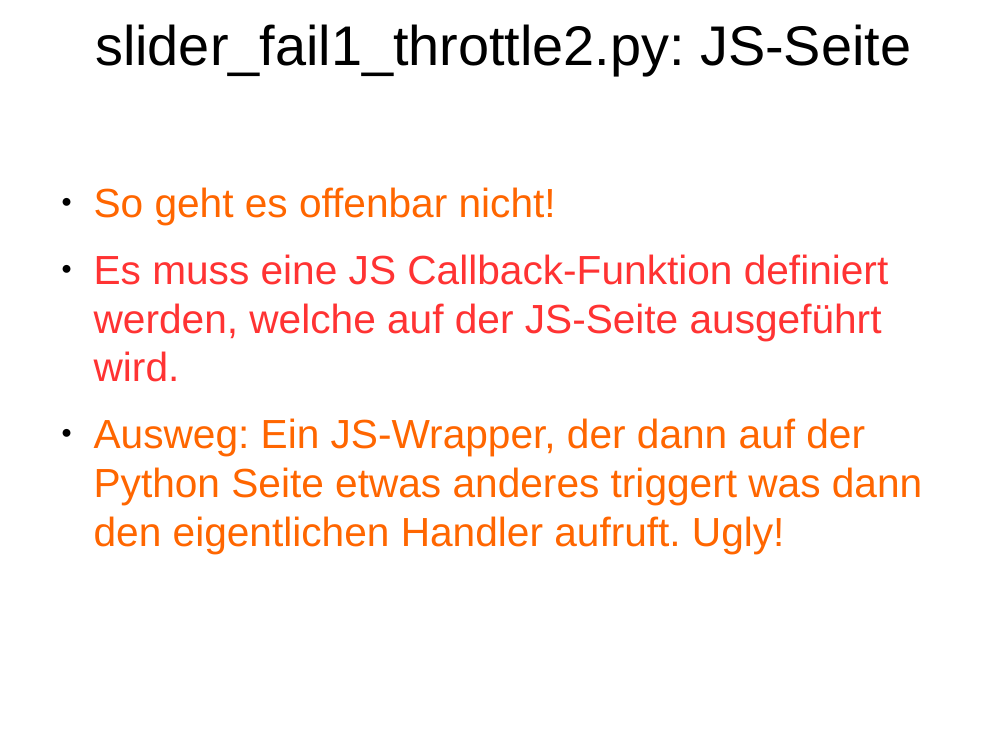
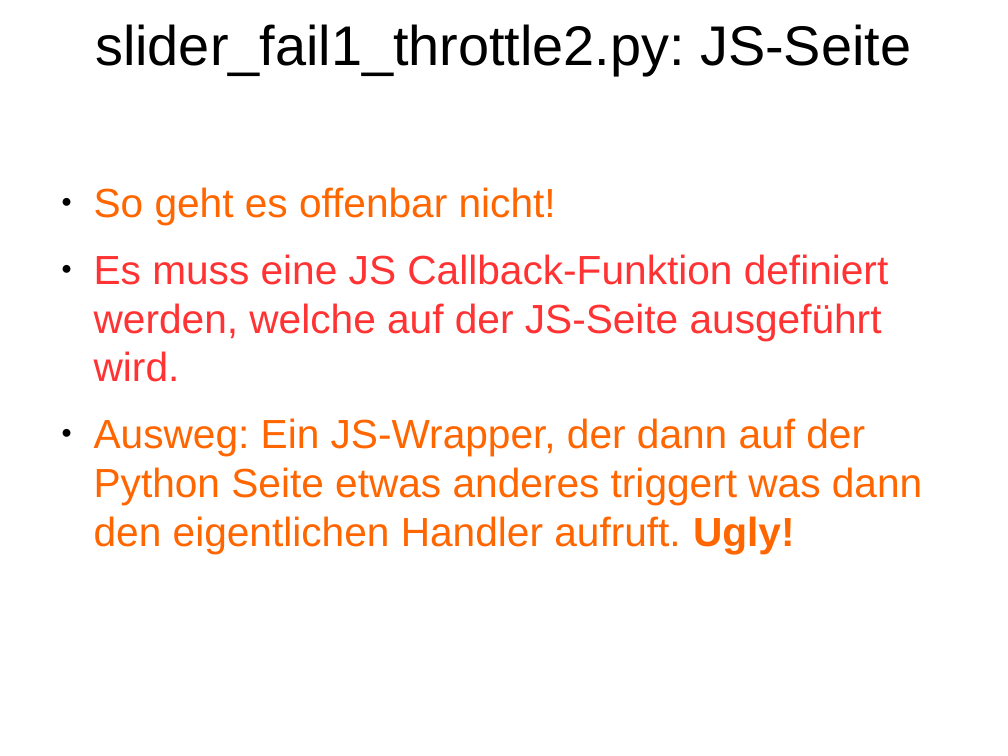
Before and after one commit to Inqbus/python_summit, a slide deck: slide 55 of vortrag/bokeh_sandra.odp (slide 52 before the commit). Drawn at 1008x756 pixels with LibreOffice and Linux fonts; fonts in the diff are those of the drawing. Boxes give left, top, right and bottom in pixels: in the first picture for what was removed or moved away, otherwise in the second. Text is boxed around its words. In the diff, an @@ line names an element or a change of style, - is before the commit and + after.

```diff
--- a/vortrag/bokeh_sandra.odp
+++ b/vortrag/bokeh_sandra.odp
@@ text at (x1=94, y1=418, x2=922, y2=554): bold on in "Ugly!" @@
```
Also in this commit, not shown: 8 other slides changed, 3 slides added.
